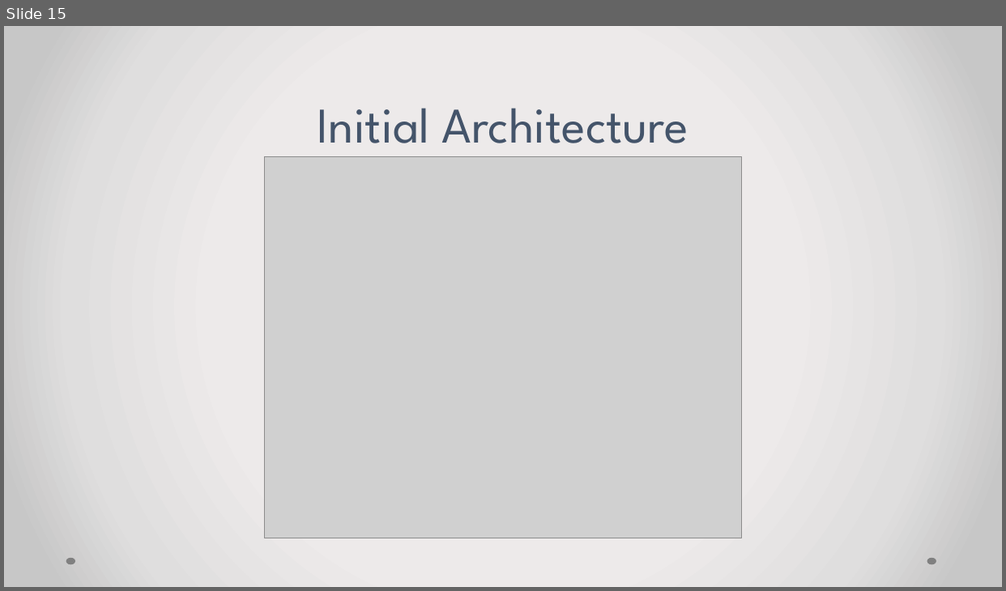
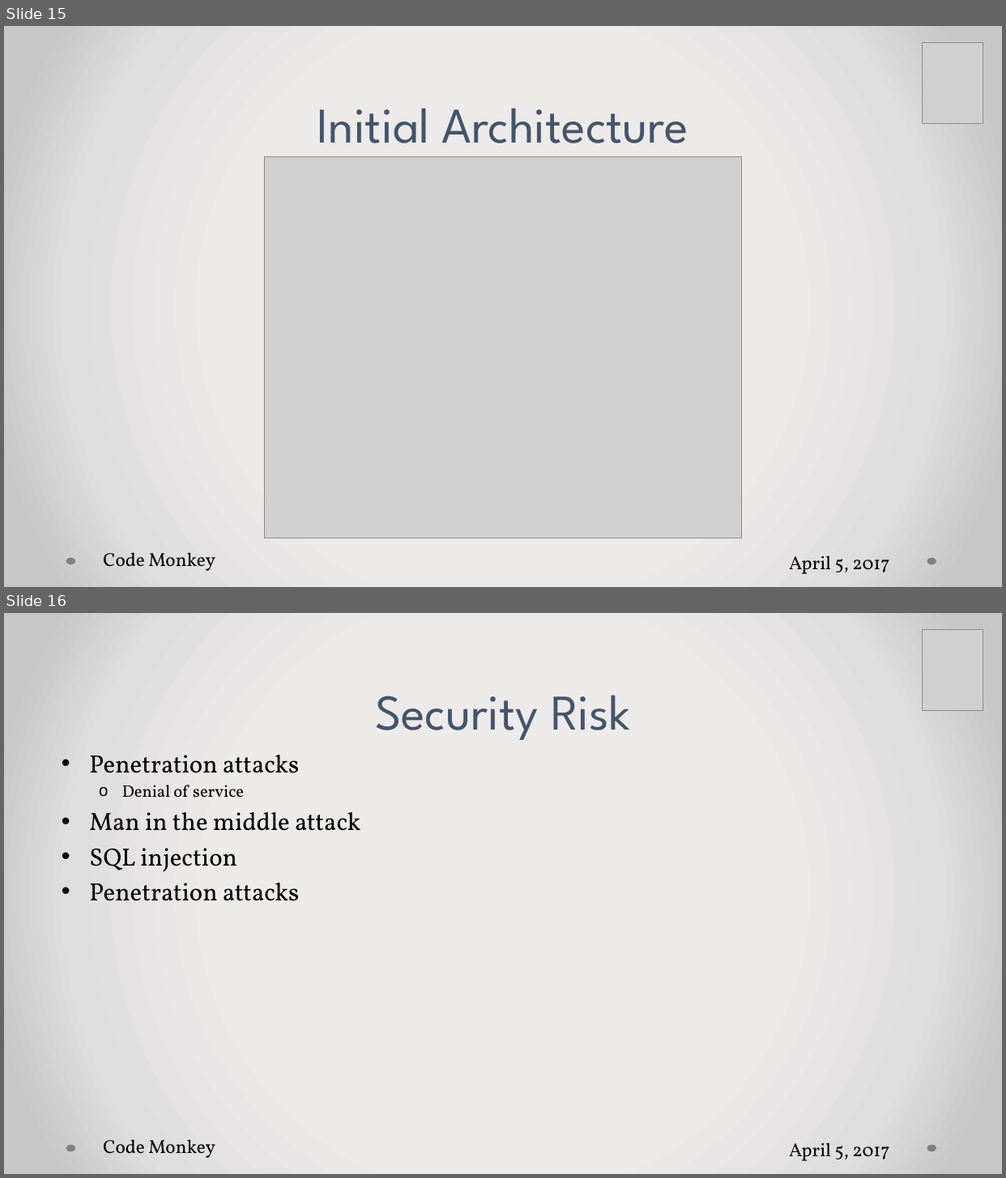
Before and after one commit to falsabhan/D.Eco, a slide deck: Presentation1.pptx. Shown one above the other, each under a label of ours: slide 15 before the commit, slides 15 and 16 after it. The pictures are 1006x591 and 1006x1178 pixels, drawn with LibreOffice and Linux fonts; fonts in the diff are those of the drawing; grey boxes stand for pictures. Boxes give left, top, right and bottom in pixels: in the first picture for what was removed or moved away, otherwise in the second. Text is boxed around its words. In the diff, an @@ line names an element or a change of style, - is before the commit and + after.

```diff
--- a/Presentation1.pptx
+++ b/Presentation1.pptx
@@ slide 16 added at box(4, 613, 1002, 1174), background gradient #EDEBEB to #E0DEDE to #C9C7C7; not listed: 2 template elements that a slide beside it also shows @@
@@ picture added at box(923, 630, 983, 711) @@
@@ title added at box(375, 695, 630, 740), 48 pt, text #44546A @@
+Security Risk
@@ text added at box(89, 755, 360, 901), 24 pt, text #000000 @@
+• Penetration attacks
+  o Denial of service
+• Man in the middle attack
+• SQL injection
+• Penetration attacks
@@ text added at box(103, 1139, 215, 1158), 18 pt, text #000000 @@
+Code Monkey
@@ text added at box(789, 1143, 889, 1161), 18 pt, text #000000 @@
+April 5, 2017
@@ slide 15 changed as well @@
@@ picture added at box(923, 43, 983, 124) @@
@@ text added at box(103, 552, 215, 571), 18 pt, text #000000 @@
+Code Monkey
@@ text added at box(789, 556, 889, 574), 18 pt, text #000000 @@
+April 5, 2017
```
Also in this commit, not shown: 13 other slides changed, 1 other slide added.
